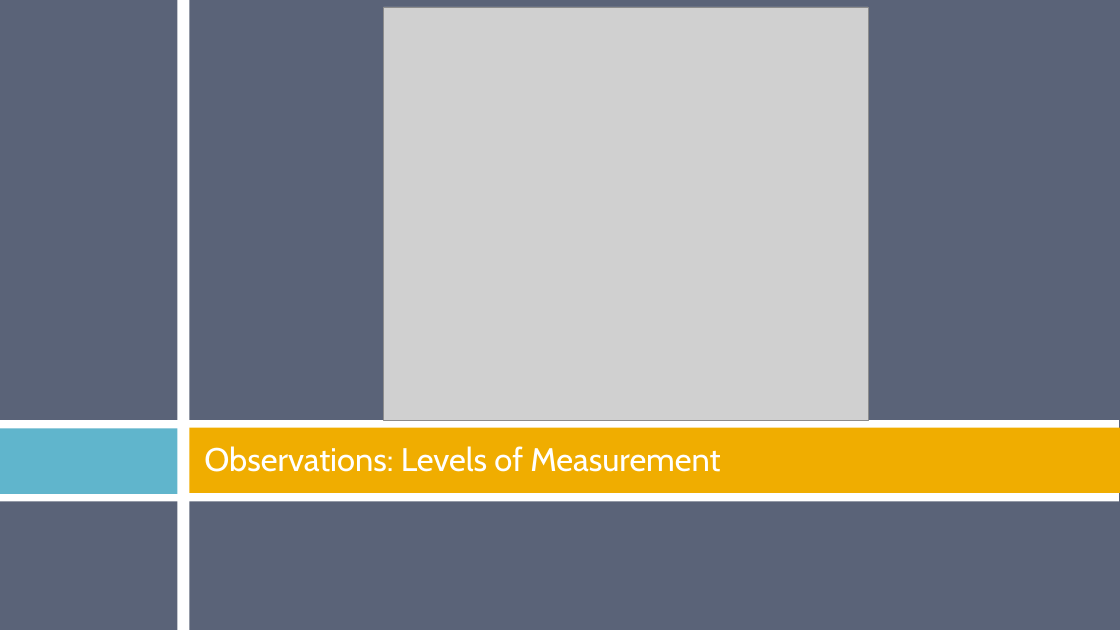
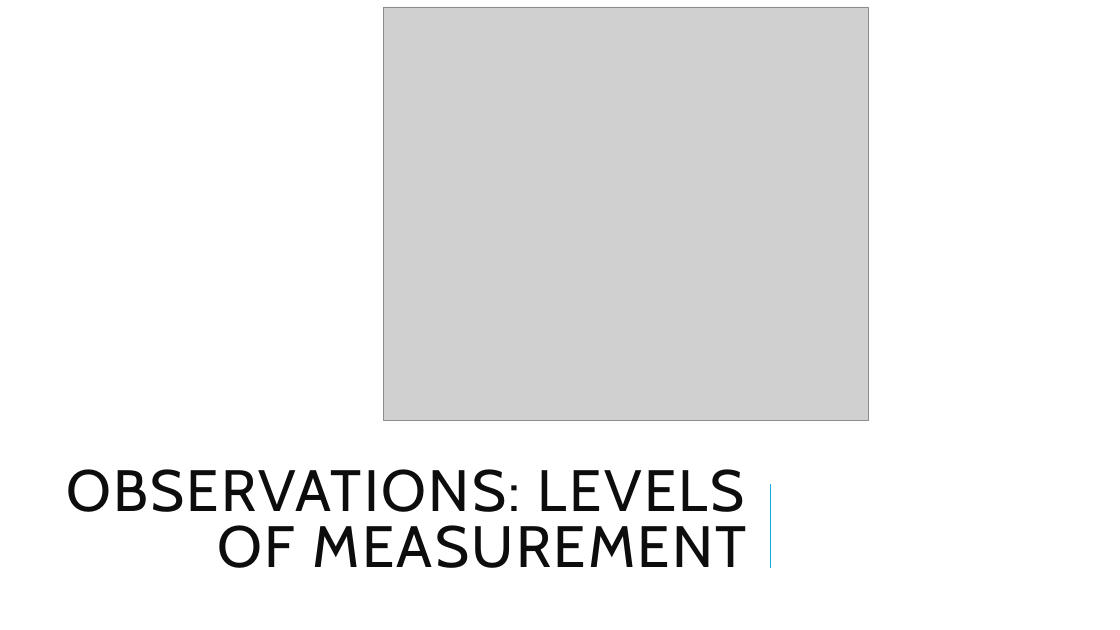
Before and after one commit to burrelvannjr/gradstats_sdsu, a slide deck: slide 21 of ppts/1_intro.pptx. Drawn at 1120x630 pixels with LibreOffice and Linux fonts; fonts in the diff are those of the drawing; grey boxes stand for pictures. Boxes give left, top, right and bottom in pixels: in the first picture for what was removed or moved away, otherwise in the second. Text is boxed around its words. In the diff, an @@ line names an element or a change of style, - is before the commit and + after.

```diff
--- a/ppts/1_intro.pptx
+++ b/ppts/1_intro.pptx
@@ background #5A6378 to #FFFFFF @@
@@ rectangle removed at (x1=177, y1=0, x2=190, y2=630) @@
@@ rectangle removed at (x1=0, y1=420, x2=1119, y2=502) @@
@@ rectangle removed at (x1=0, y1=429, x2=178, y2=494) @@
@@ rectangle removed at (x1=189, y1=428, x2=1120, y2=493) @@
@@ title at (x1=66, y1=469, x2=747, y2=568): text changed; size 28 to 50 pt; text colour #FFFFFF to #0D0D0D @@
-Observations: Levels of Measurement
+OBSERVATIONS: LEVELS OF MEASUREMENT
@@ line added from (770, 568) to (770, 484), #1CADE4 1.5 pt @@
```
Also in this commit, not shown: 31 other slides changed, 1 other file.
